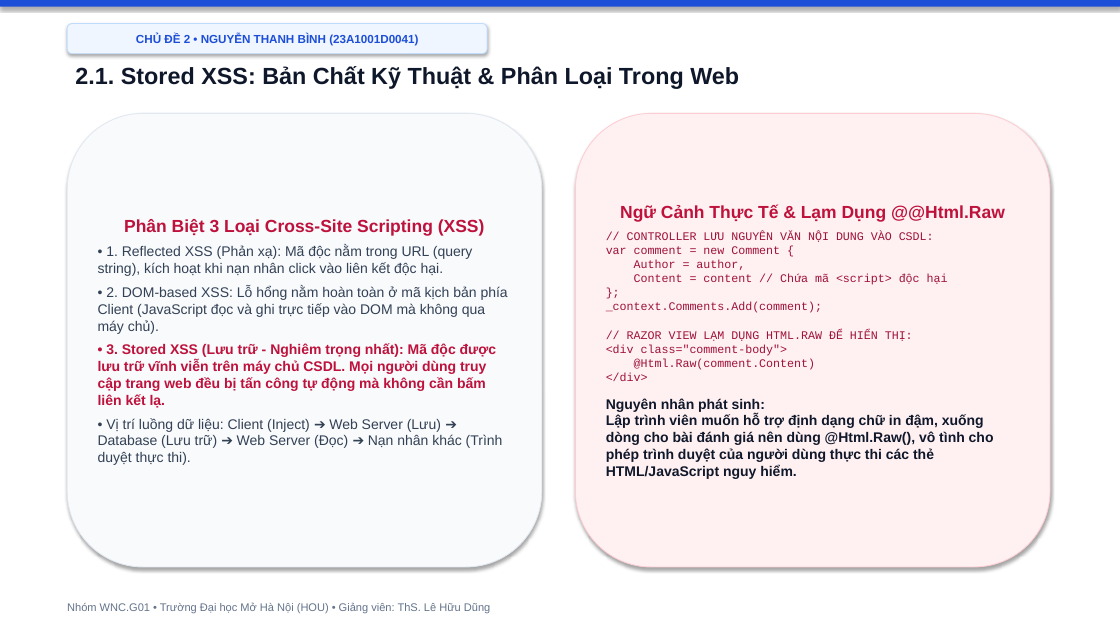
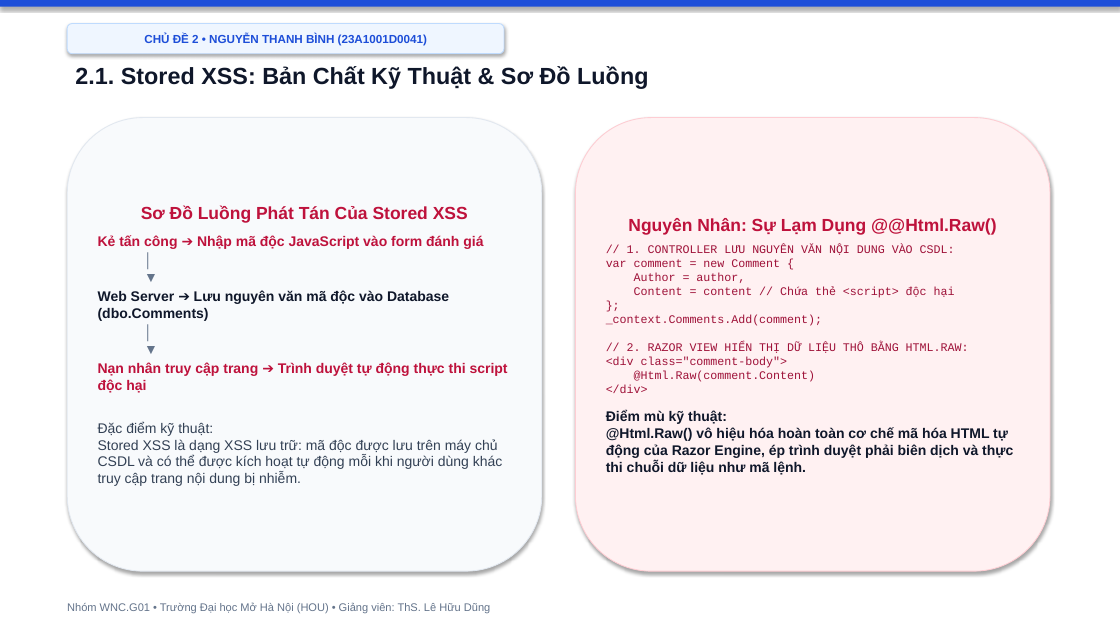
Before and after one commit to hocjsoo/OWASP_Demo, a slide deck: slide 8 of Slide_OWASP_Top3_Nhom_WNC_G01.pptx. Drawn at 1120x630 pixels with LibreOffice and Linux fonts; fonts in the diff are those of the drawing. Boxes give left, top, right and bottom in pixels: in the first picture for what was removed or moved away, otherwise in the second. Text is boxed around its words. In the diff, an @@ line names an element or a change of style, - is before the commit and + after.

```diff
--- a/Slide_OWASP_Top3_Nhom_WNC_G01.pptx
+++ b/Slide_OWASP_Top3_Nhom_WNC_G01.pptx
@@ rounded rectangle "CHỦ ĐỀ 2 • NGUYỄN ...": place and size @@
-rounded rectangle "CHỦ ĐỀ 2 • NGUYỄN ..." at (67,24,487,54)
+rounded rectangle "CHỦ ĐỀ 2 • NGUYỄN ..." at (67,24,504,54)
@@ text at (75,66,648,89): text changed @@
-2.1. Stored XSS: Bản Chất Kỹ Thuật & Phân Loại Trong Web
+2.1. Stored XSS: Bản Chất Kỹ Thuật & Sơ Đồ Luồng
@@ rounded rectangle "Sơ Đồ Luồng Phát Tán ...": place and size @@
-rounded rectangle "Sơ Đồ Luồng Phát Tán ..." at (67,113,542,567)
+rounded rectangle "Sơ Đồ Luồng Phát Tán ..." at (67,118,542,571)
@@ rounded rectangle "Nguyên Nhân: Sự Lạm Dụng ...": place and size @@
-rounded rectangle "Nguyên Nhân: Sự Lạm Dụng ..." at (576,113,1050,567)
+rounded rectangle "Nguyên Nhân: Sự Lạm Dụng ..." at (576,118,1050,571)
@@ text in rounded rectangle at (98,206,508,486): text changed; bold on @@
-Phân Biệt 3 Loại Cross-Site Scripting (XSS)
-• 1. Reflected XSS (Phản xạ): Mã độc nằm trong URL (query string), kích hoạt khi nạn nhân click vào liên kết độc hại.
-• 2. DOM-based XSS: Lỗ hổng nằm hoàn toàn ở mã kịch bản phía Client (JavaScript đọc và ghi trực tiếp vào DOM mà không qua máy chủ).
-• 3. Stored XSS (Lưu trữ - Nghiêm trọng nhất): Mã độc được lưu trữ vĩnh viễn trên máy chủ CSDL. Mọi người dùng truy cập trang web đều bị tấn công tự động mà không cần bấm liên kết lạ.
-• Vị trí luồng dữ liệu: Client (Inject) ➔ Web Server (Lưu) ➔ Database (Lưu trữ) ➔ Web Server (Đọc) ➔ Nạn nhân khác (Trình duyệt thực thi).
+Sơ Đồ Luồng Phát Tán Của Stored XSS
+Kẻ tấn công ➔ Nhập mã độc JavaScript vào form đánh giá
+│
+▼
+Web Server ➔ Lưu nguyên văn mã độc vào Database (dbo.Comments)
+│
+▼
+Nạn nhân truy cập trang ➔ Trình duyệt tự động thực thi script độc hại
+Đặc điểm kỹ thuật:
+Stored XSS là dạng XSS lưu trữ: mã độc được lưu trên máy chủ CSDL và có thể được kích hoạt tự động mỗi khi người dùng khác truy cập trang nội dung bị nhiễm.
@@ text in rounded rectangle at (606,218,1013,475): text changed @@
-Ngữ Cảnh Thực Tế & Lạm Dụng @@Html.Raw
-// CONTROLLER LƯU NGUYÊN VĂN NỘI DUNG VÀO CSDL:
-var comment = new Comment {
-Author = author,
-Content = content // Chứa mã <script> độc hại
-};
-_context.Comments.Add(comment);
-// RAZOR VIEW LẠM DỤNG HTML.RAW ĐỂ HIỂN THỊ:
-<div class="comment-body">
-@Html.Raw(comment.Content)
-</div>
-Nguyên nhân phát sinh:
-Lập trình viên muốn hỗ trợ định dạng chữ in đậm, xuống dòng cho bài đánh giá nên dùng @Html.Raw(), vô tình cho phép trình duyệt của người dùng thực thi các thẻ HTML/JavaScript nguy hiểm.
+Nguyên Nhân: Sự Lạm Dụng @@Html.Raw()
+// 1. CONTROLLER LƯU NGUYÊN VĂN NỘI DUNG VÀO CSDL:
+var comment = new Comment {
+Author = author,
+Content = content // Chứa thẻ <script> độc hại
+};
+_context.Comments.Add(comment);
+// 2. RAZOR VIEW HIỂN THỊ DỮ LIỆU THÔ BẰNG HTML.RAW:
+<div class="comment-body">
+@Html.Raw(comment.Content)
+</div>
+Điểm mù kỹ thuật:
+@Html.Raw() vô hiệu hóa hoàn toàn cơ chế mã hóa HTML tự động của Razor Engine, ép trình duyệt phải biên dịch và thực thi chuỗi dữ liệu như mã lệnh.
```
Also in this commit, not shown: 15 other slides changed, 3 slides added, 4 slides removed, 2 other files.
